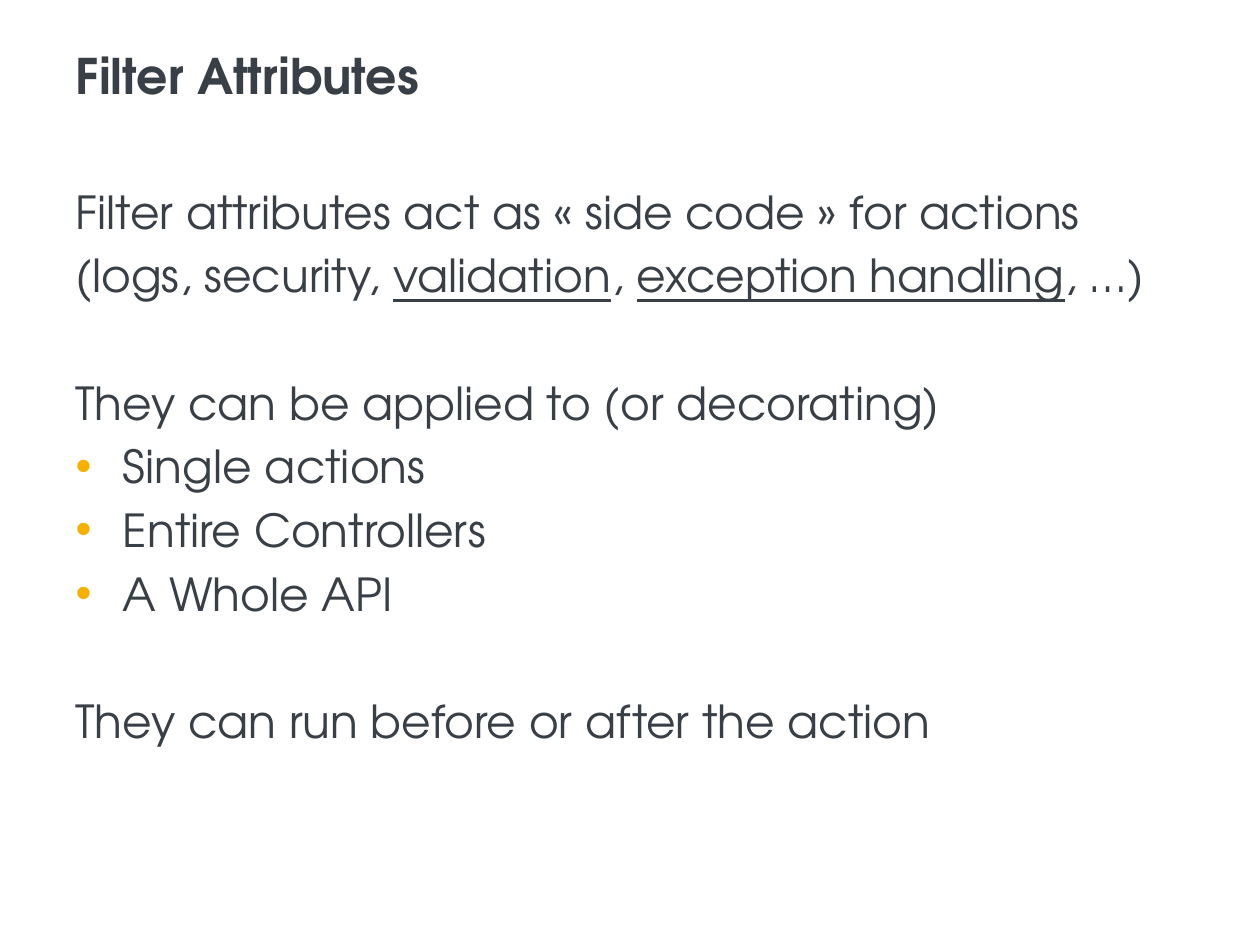
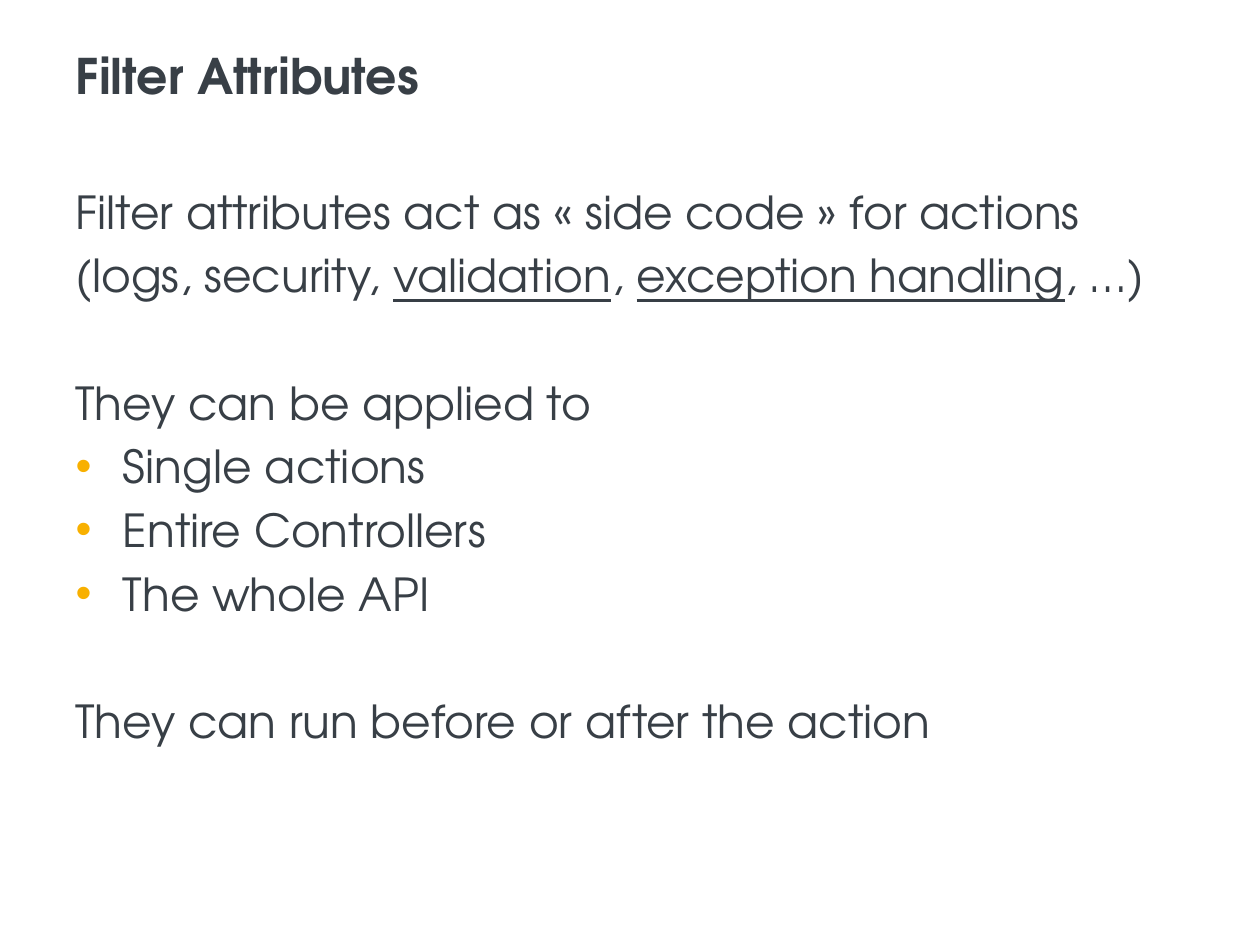
Before and after one commit to BlueInt32/prez_error_handling, a slide deck: slide 33 of Error Handling presentation.pptx (slide 32 before the commit). Drawn at 1260x945 pixels with LibreOffice and Linux fonts; fonts in the diff are those of the drawing; background and template pictures are left out. Boxes give left, top, right and bottom in pixels: in the first picture for what was removed or moved away, otherwise in the second. Text is boxed around its words. In the diff, an @@ line names an element or a change of style, - is before the commit and + after.

```diff
--- a/Error Handling presentation.pptx
+++ b/Error Handling presentation.pptx
@@ text at <box>76,386,591,429</box>: text changed @@
-They can be applied to (or decorating)
+They can be applied to
@@ text at <box>123,577,430,612</box>: text changed @@
-• A Whole API
+• The whole API
```
Also in this commit, not shown: 36 other slides changed, 4 slides added, 6 other files.
